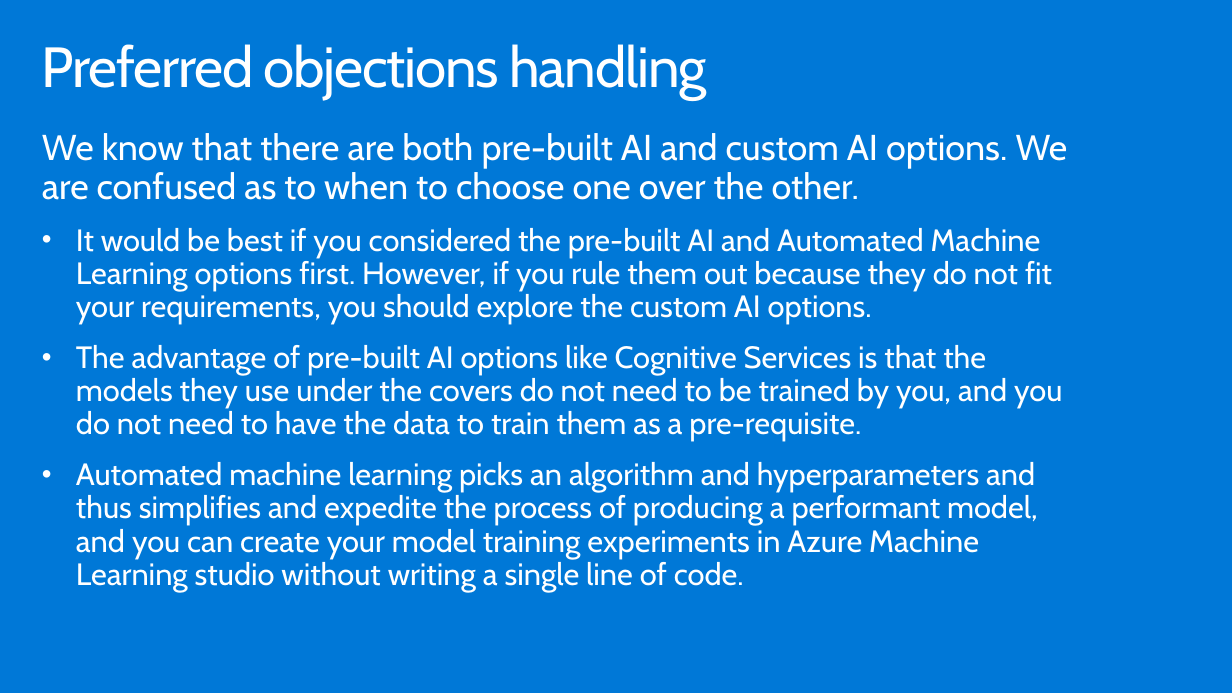
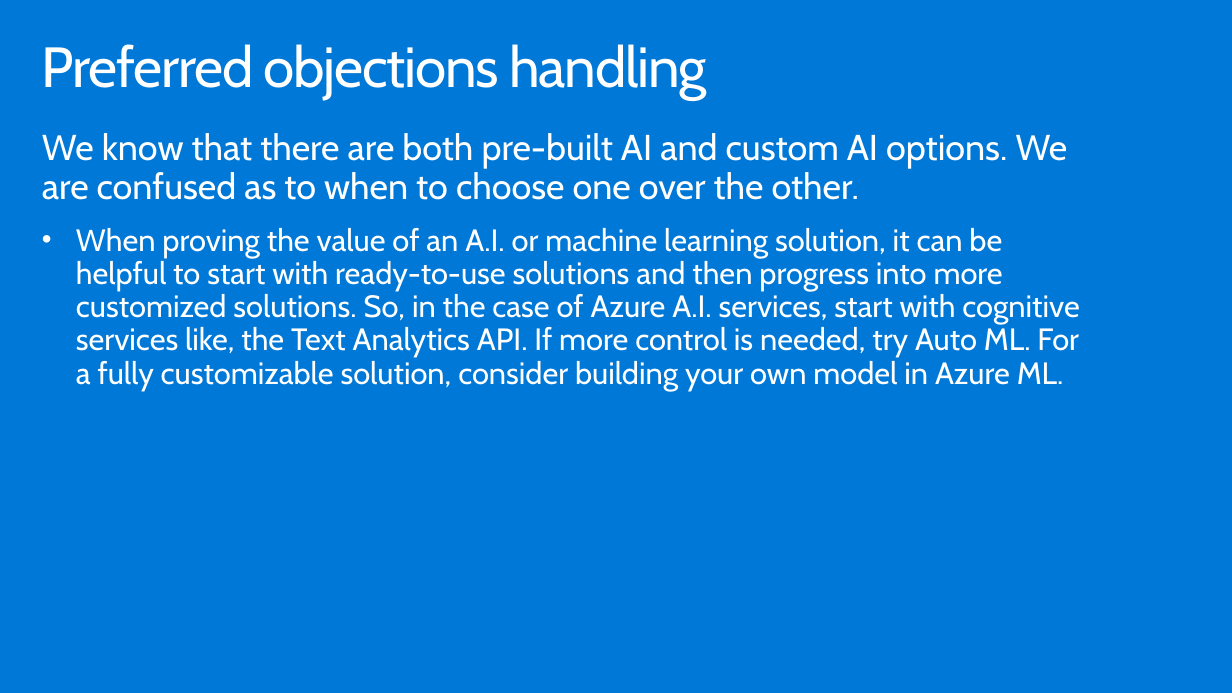
Before and after one commit to microsoft/MCW-Analyzing-text-with-Azure-Machine-Learning-and-Cognitive-Services, a slide deck: slide 30 of Whiteboard design session/WDS trainer presentation - Cognitive Services and deep learning.pptx (slide 29 before the commit). Drawn at 1232x693 pixels with LibreOffice and Linux fonts; fonts in the diff are those of the drawing. Boxes give left, top, right and bottom in pixels: in the first picture for what was removed or moved away, otherwise in the second. Text is boxed around its words. In the diff, an @@ line names an element or a change of style, - is before the commit and + after.

```diff
--- a/Whiteboard design session/WDS trainer presentation - Cognitive Services and deep learning.pptx
+++ b/Whiteboard design session/WDS trainer presentation - Cognitive Services and deep learning.pptx
@@ text at <box>76,228,1079,390</box>: text changed @@
-• It would be best if you considered the pre-built AI and Automated Machine Learning options first. However, if you rule them out because they do not fit your requirements, you should explore the custom AI options.
-• The advantage of pre-built AI options like Cognitive Services is that the models they use under the covers do not need to be trained by you, and you do not need to have the data to train them as a pre-requisite.
-• Automated machine learning picks an algorithm and hyperparameters and thus simplifies and expedite the process of producing a performant model, and you can create your model training experiments in Azure Machine Learning studio without writing a single line of code.
+• When proving the value of an A.I. or machine learning solution, it can be helpful to start with ready-to-use solutions and then progress into more customized solutions. So, in the case of Azure A.I. services, start with cognitive services like, the Text Analytics API. If more control is needed, try Auto ML. For a fully customizable solution, consider building your own model in Azure ML.
```
Also in this commit, not shown: 3 other slides changed, 1 slide added, 4 other files.
